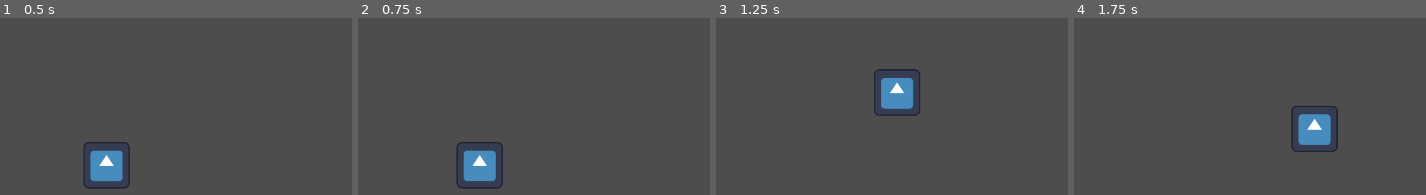
Above: before the commit, frames 1-4 (left to right).
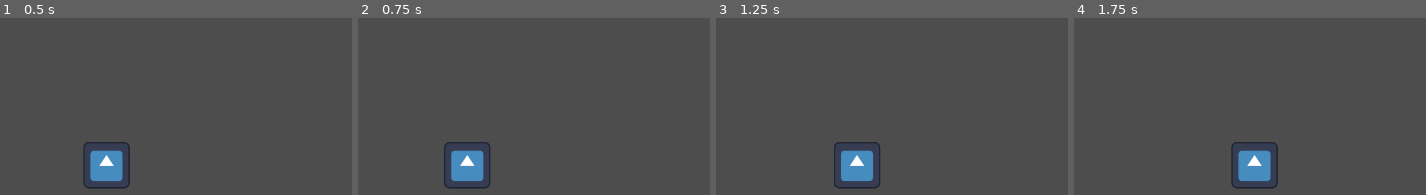
Above: after the commit, the same moments.

Repository: moraguma/GMTK2025
Game: Godot game, scene res://scenes/Test.tscn
Two runs of this game, one before a commit and one after it. Both use one fixed random seed, a clock stepped at 60 frames per second and the inputs below. The project has no main scene, so this scene is started directly. The engine's default icon, where the game draws it, is replaced by a stand-in: a white triangle on a blue panel in a dark square.
Inputs (mouse positions are in pixels of both pictures, inside the frame that each line leads up to):
- Up to frame 1 (0.5 s): no input
- Up to frame 2 (0.75 s): tap Enter at 0.5 s; move the mouse to (outside the picture) at 0.52 s; hold D (right) from 0.53 s (still down); right-click (outside the picture) at 0.6 s
- Up to frame 3 (1.25 s): keep holding D (right); tap Space (jump) at 0.77 s; click (outside the picture) at 0.8 s
- Up to frame 4 (1.75 s): keep holding D (right); move the mouse to (1313, 62) at 1.27 s; click (1313, 62) at 1.35 s; tap Space (jump) at 1.52 s; right-click (1313, 62) at 1.55 s

Frame 1 is identical in both runs. In frame 2, 2.0% of the frame differs, in the area x 24-42%, y 70-97%; in frame 3, 4.1%; in frame 4, 4.3%, in the area x 44-75%, y 49-97%.

Commit message:
dung working

Diff:
--- a/project.godot
+++ b/project.godot
@@ -72,3 +72,9 @@
 "events": [Object(InputEventMouseButton,"resource_local_to_scene":false,"resource_name":"","device":-1,"window_id":0,"a …(253 unchanged characters)…
 ]
 }
+
+[layer_names]
+
+2d_physics/layer_1="Tiles"
+2d_physics/layer_2="Beetle"
+2d_physics/layer_3="Dung"
--- a/scenes/Beetle.tscn
+++ b/scenes/Beetle.tscn
@@ -11,6 +11,7 @@
 size = Vector2(80, 40)
 
 [node name="Beetle" type="CharacterBody2D"]
+collision_layer = 2
 script = ExtResource("1_df2da")
 
 [node name="Sprite" type="Sprite2D" parent="."]
--- a/scenes/Dung.tscn
+++ b/scenes/Dung.tscn
@@ -1,13 +1,35 @@
-[gd_scene load_steps=3 format=3 uid="uid://npiq72ggv33n"]
+[gd_scene load_steps=5 format=3 uid="uid://npiq72ggv33n"]
 
+[ext_resource type="Script" uid="uid://5hpg8rvt41g8" path="res://scenes/scripts/Dung.gd" id="1_fmysa"]
 [ext_resource type="Texture2D" uid="uid://ohxcteex4cfv" path="res://icon.svg" id="1_rhg3x"]
 
 [sub_resource type="CircleShape2D" id="CircleShape2D_fmysa"]
+radius = 48.0
+
+[sub_resource type="CircleShape2D" id="CircleShape2D_obthd"]
+radius = 56.0
 
 [node name="Dung" type="CharacterBody2D"]
+collision_layer = 4
+script = ExtResource("1_fmysa")
 
 [node name="Sprite" type="Sprite2D" parent="."]
+modulate = Color(1, 0.379894, 0.292627, 1)
+position = Vector2(3.8147e-06, 3.8147e-06)
+scale = Vector2(0.875, 0.875)
 texture = ExtResource("1_rhg3x")
 
 [node name="Hitbox" type="CollisionShape2D" parent="."]
 shape = SubResource("CircleShape2D_fmysa")
+
+[node name="PickTimer" type="Timer" parent="."]
+one_shot = true
+
+[node name="CollectionArea" type="Area2D" parent="."]
+collision_layer = 0
+collision_mask = 2
+
+[node name="Hitbox" type="CollisionShape2D" parent="CollectionArea"]
+shape = SubResource("CircleShape2D_obthd")
+
+[connection signal="body_entered" from="CollectionArea" to="." method="collect"]
--- a/scenes/scripts/Beetle.gd
+++ b/scenes/scripts/Beetle.gd
@@ -1,12 +1,14 @@
 extends CharacterBody2D
 class_name Beetle
 
+
+const DUNG_SCENE = preload("res://scenes/Dung.tscn")
 
 const NORMAL_TERMINAL_SPEED = 1800.0
 const JUMP_SPEED = -700.0
 const SPEED = {
 	false: 350.0,
-	true: 200.0
+	true: 250.0
 }
 const UP_SLOPE_SPEED = {
 	false: 500.0,
@@ -22,15 +24,17 @@
 const AIR_ACCELERATION = 0.0
 const ACCELERATIONS = {
 	false: 0.1,
-	true: 0.01
+	true: 0.04
 }
 const DECELERATIONS = {
 	false: 0.2,
-	true: 0.02
+	true: 0.08
 }
 
 
-var has_dung = false
+var dung: Dung
+var has_dung = true
+var aiming = false
 
 var is_grounded = true
 
@@ -39,7 +43,37 @@
 @onready var right_feet_cast: RayCast2D = $RightFeetCast
 
 
+func _ready() -> void:
+	dung = DUNG_SCENE.instantiate()
+	dung.player = self
+	get_parent().add_child.call_deferred(dung)
+	dung.deactivate.call_deferred()
+
+
 func _physics_process(delta: float) -> void:
+	_movement_process(delta)
+
+
+func _movement_process(delta: float) -> void:
+	# Throw logic
+	if Input.is_action_just_pressed("aim") and not aiming: # TODO add aiming reticle
+		aiming = true
+		dung.aiming = true
+
+	if aiming:
+		if Input.is_action_just_pressed("throw") and has_dung:
+			dung.throw((get_global_mouse_position() - global_position).normalized())
+			lose_dung()
+
+			aiming = false
+			dung.aiming = false
+		elif Input.is_action_just_released("aim"):
+			aiming = false
+			dung.aiming = false
+		else:
+			return
+
+	# Movement logic
 	var dir = Input.get_vector("left", "right", "up", "down")
 
 	# Horizontal movement
@@ -101,3 +135,11 @@
 		else:
 			movement_options.append(Vector2(0, -1))
 	return movement_options
+
+
+func lose_dung():
+	has_dung = false
+
+
+func get_dung():
+	has_dung = true
--- a/scenes/scripts/Dung.gd
+++ b/scenes/scripts/Dung.gd
@@ -1 +1,72 @@
 extends CharacterBody2D
+class_name Dung
+
+
+const THROW_SPEED = 1000.0
+const NORMAL_TERMINAL_SPEED = 1800.0
+
+const PICK_TIME = 0.25
+
+const GRAVITY = 0.01
+
+
+var active = false
+var landed = true
+var aiming = false
+var player: Beetle = null
+
+
+@onready var pick_timer: Timer = $PickTimer
+@onready var collection_area: Area2D = $CollectionArea
+
+
+func _physics_process(delta: float) -> void:
+	_movement_process(delta)
+
+
+func _movement_process(delta: float) -> void:
+	if not active or landed or aiming:
+		return
+
+	# Gravity
+	velocity[1] = lerp(velocity[1], NORMAL_TERMINAL_SPEED, GRAVITY)
+
+	if move_and_slide():
+		landed = true
+
+
+## Throws dung, starting from player, in given direction
+func throw(dir, on_fire=false):
+	activate()
+	pick_timer.start(PICK_TIME)
+
+	position = player.position
+	velocity = dir * THROW_SPEED
+
+
+## Called when player enters collection area. deactivates and gives player dung
+func collect(body):
+	if not pick_timer.is_stopped():
+		return
+
+	body.get_dung()
+	deactivate()
+
+
+func activate():
+	active = true
+	landed = false
+
+	set_collision_layer_value(3, true)
+	set_collision_mask_value(1, true)
+	collection_area.set_collision_mask_value(2, true)
+	show()
+
+
+func deactivate():
+	active = false
+
+	set_collision_layer_value(3, false)
+	set_collision_mask_value(1, false)
+	collection_area.set_collision_mask_value(2, false)
+	hide()
